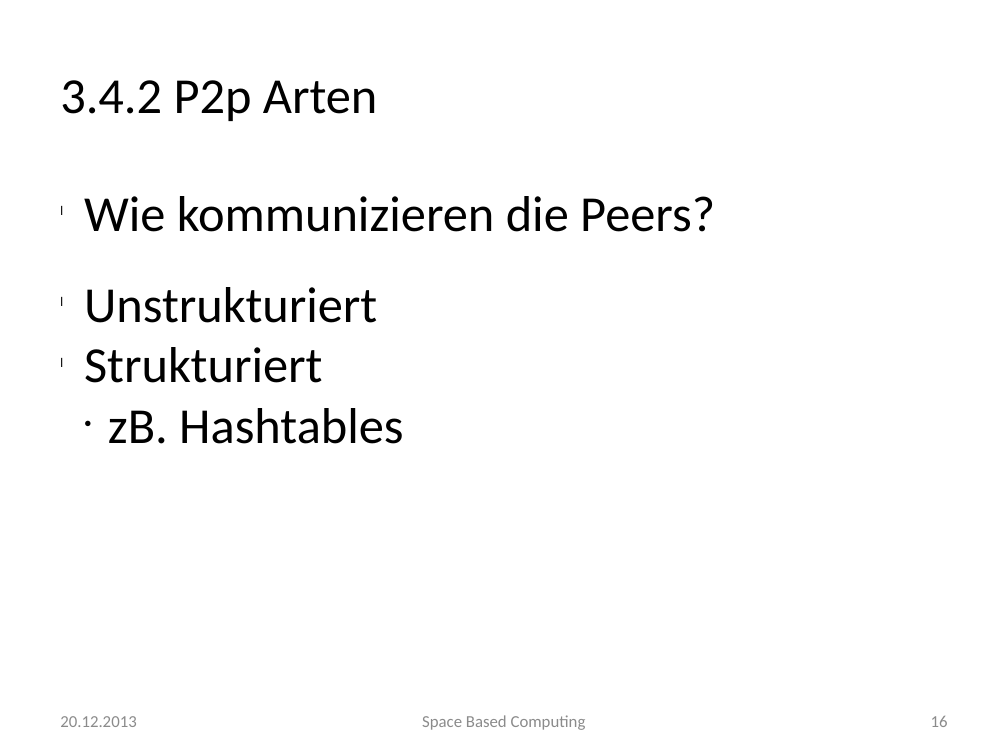
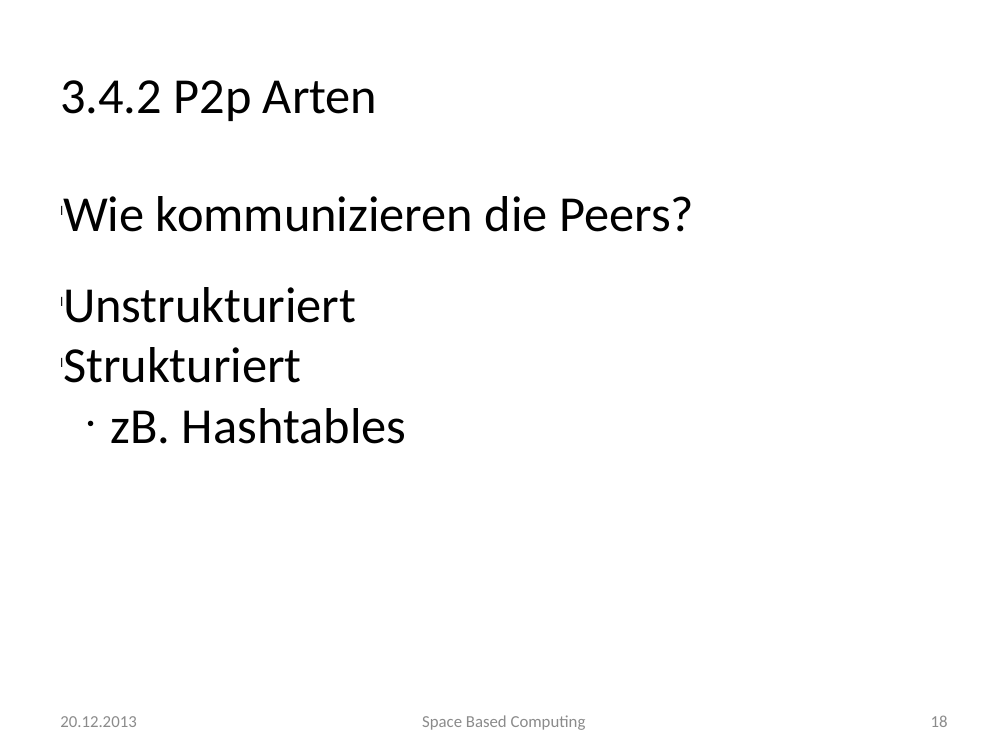
Before and after one commit to traxl/sbcAusarbeitung, a slide deck: slide 18 of Space Based Computing.pptx (slide 16 before the commit). Drawn at 1008x756 pixels with LibreOffice and Linux fonts; fonts in the diff are those of the drawing; background and template pictures are left out. Boxes give left, top, right and bottom in pixels: in the first picture for what was removed or moved away, otherwise in the second. Text is boxed around its words. In the diff, an @@ line names an element or a change of style, - is before the commit and + after.

```diff
--- a/Space Based Computing.pptx
+++ b/Space Based Computing.pptx
@@ text at bbox=[111, 408, 406, 444]: indent changed @@
@@ page number at bbox=[931, 715, 948, 727]: text changed @@
-16
+18
```
Also in this commit, not shown: 11 other slides changed, 6 slides added, 2 other files.
